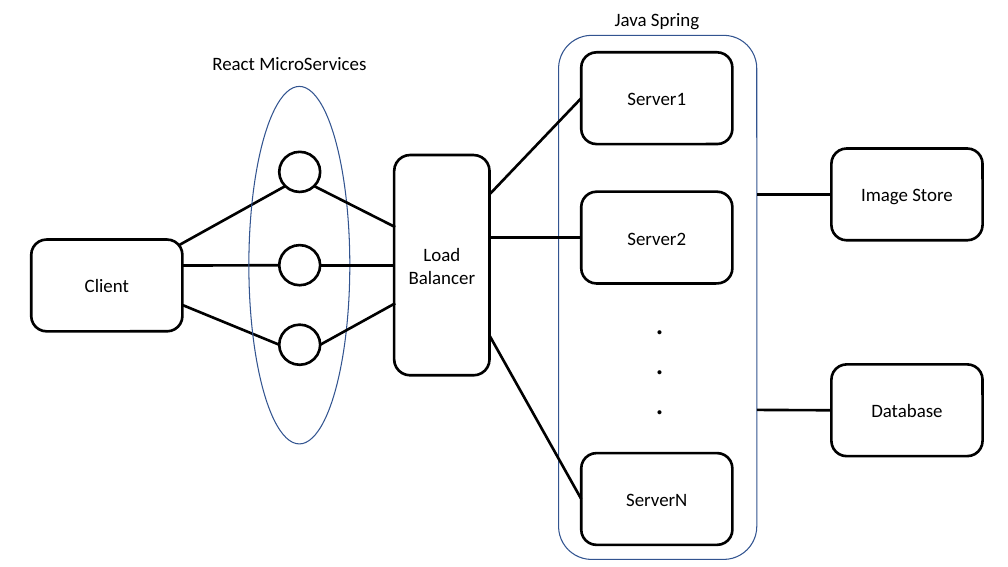
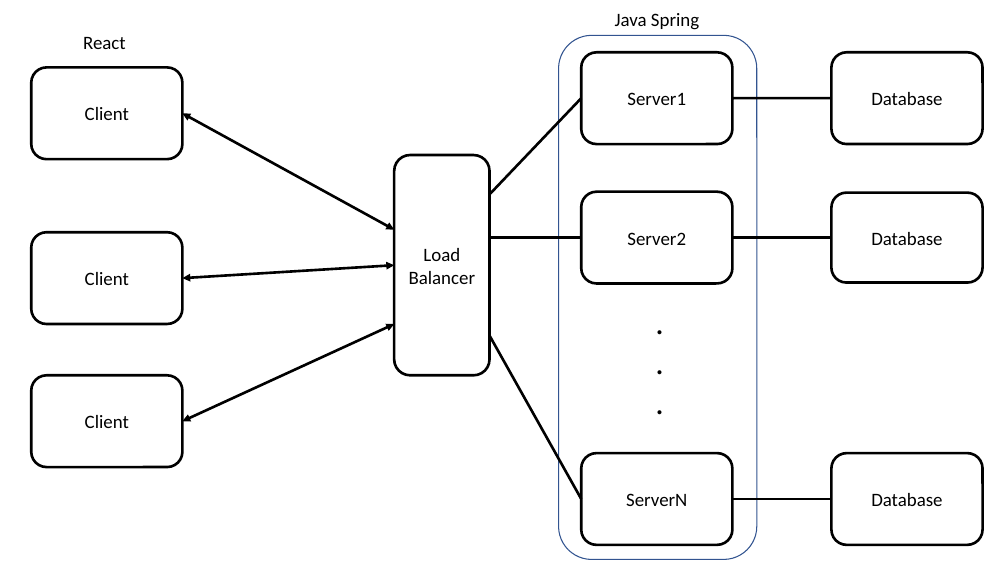
Before and after one commit to Nisarg-Pat/CS6650-Distributed-Systems-Project, a slide deck: slide 1 of res/FP System Design.pptx. Drawn at 1008x567 pixels with LibreOffice and Linux fonts; fonts in the diff are those of the drawing. Boxes give left, top, right and bottom in pixels: in the first picture for what was removed or moved away, otherwise in the second. Text is boxed around its words. In the diff, an @@ line names an element or a change of style, - is before the commit and + after.

```diff
--- a/res/FP System Design.pptx
+++ b/res/FP System Design.pptx
@@ text at (83, 37, 126, 49): text changed @@
-React MicroServices
+React
@@ rounded rectangle added at (832, 52, 983, 144), outline #000000 2.5 pt, 18 pt, text #000000 @@
+Database
@@ rounded rectangle "Client": place and size @@
-rounded rectangle "Client" at (31, 240, 182, 331)
+rounded rectangle "Client" at (31, 67, 182, 159)
@@ ellipse removed at (249, 86, 350, 444) @@
@@ line moved from (178, 246) - (285, 186) to (182, 113) - (394, 230) @@
@@ line (182, 113) - (394, 230): line to double arrow @@
@@ line added from (832, 98) to (733, 98), #000000 2.5 pt @@
@@ ellipse removed at (279, 152, 320, 192) @@
@@ line removed from (315, 186) to (395, 227) @@
@@ rounded rectangle "Database": place and size @@
-rounded rectangle "Database" at (832, 148, 983, 240)
+rounded rectangle "Database" at (832, 193, 983, 283)
@@ rounded rectangle added at (31, 232, 182, 324), outline #000000 2.5 pt, 18 pt, text #000000 @@
+Client
@@ line moved from (832, 194) - (757, 194) to (832, 237) - (733, 237) @@
@@ text in rounded rectangle at (871, 232, 942, 245): text changed @@
-Image Store
+Database
@@ line moved from (182, 265) - (279, 265) to (182, 278) - (394, 265) @@
@@ line (182, 278) - (394, 265): line to double arrow @@
@@ ellipse removed at (279, 245, 320, 285) @@
@@ line removed from (321, 265) to (394, 265) @@
@@ line moved from (182, 305) - (279, 345) to (182, 421) - (394, 324) @@
@@ line (182, 421) - (394, 324): line to double arrow @@
@@ ellipse removed at (279, 325, 320, 365) @@
@@ line removed from (321, 345) to (395, 303) @@
@@ rounded rectangle added at (31, 375, 182, 467), outline #000000 2.5 pt, 18 pt, text #000000 @@
+Client
@@ rounded rectangle "Database": place and size @@
-rounded rectangle "Database" at (832, 364, 983, 456)
+rounded rectangle "Database" at (832, 453, 983, 544)
@@ line moved from (832, 411) - (757, 410) to (832, 499) - (733, 499) @@
```
Also in this commit, not shown: 1 slide added, 1 slide removed, 2 other files.
